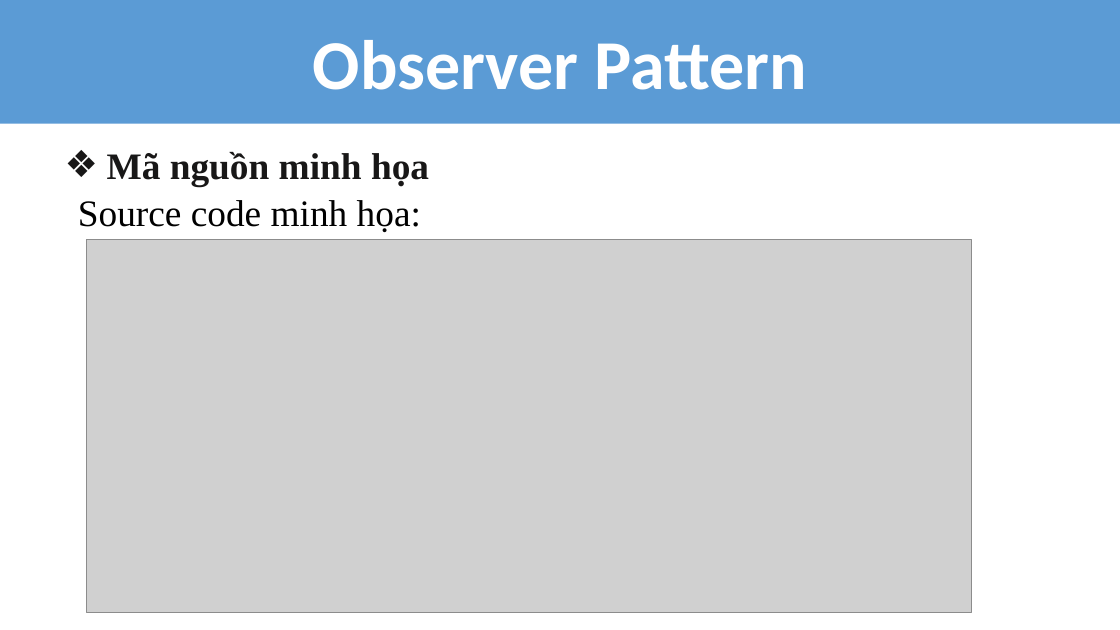
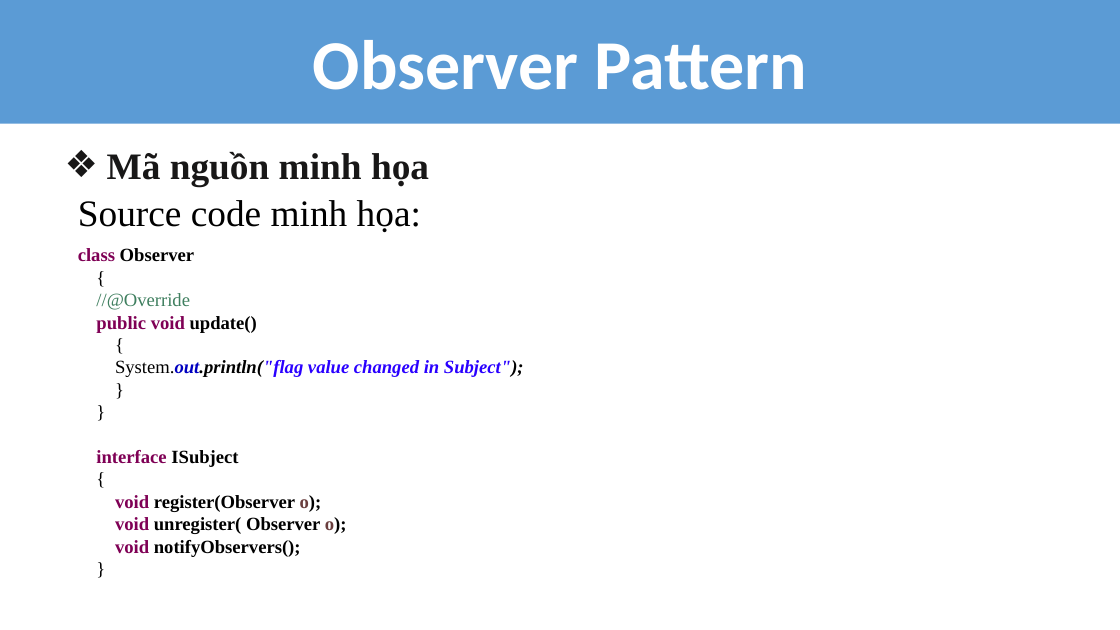
Before and after one commit to huulocuit1/DP, a slide deck: slide 21 of SEMINAR_5_PatternsDichSach.pptx. Drawn at 1120x630 pixels with LibreOffice and Linux fonts; fonts in the diff are those of the drawing; grey boxes stand for pictures. Boxes give left, top, right and bottom in pixels: in the first picture for what was removed or moved away, otherwise in the second. Text is boxed around its words. In the diff, an @@ line names an element or a change of style, - is before the commit and + after.

Commit message:
LOC xong phan Slide va Bao cao
Da sua silde 5 mau slide phan Observer bs va bao cao

```diff
--- a/SEMINAR_5_PatternsDichSach.pptx
+++ b/SEMINAR_5_PatternsDichSach.pptx
@@ picture removed at (x1=87, y1=239, x2=972, y2=613) @@
@@ text added at (x1=78, y1=248, x2=524, y2=557), 16 pt, text #000000, bold @@
+class Observer
+{
+//@Override
+public void update()
+{
+System.out.println("flag value changed in Subject");
+}
+}
+interface ISubject
+{
+void register(Observer o);
+void unregister( Observer o);
+void notifyObservers();
+}
```
Also in this commit, not shown: 2 other slides changed, 1 other file.
